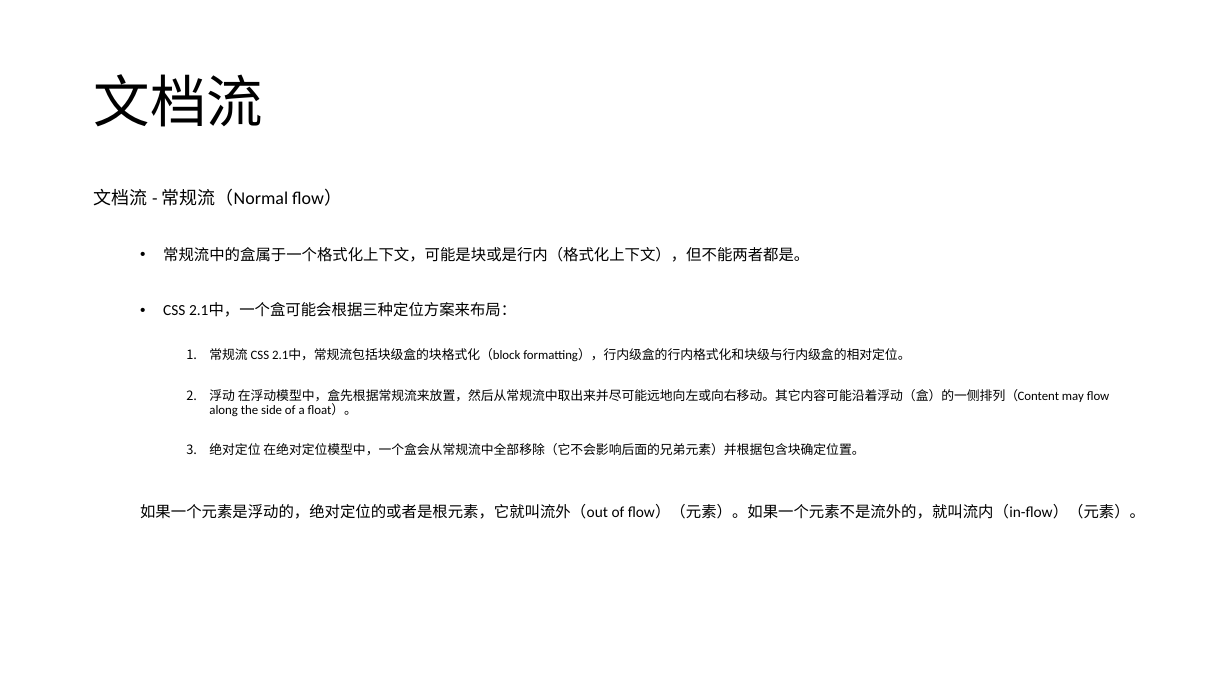
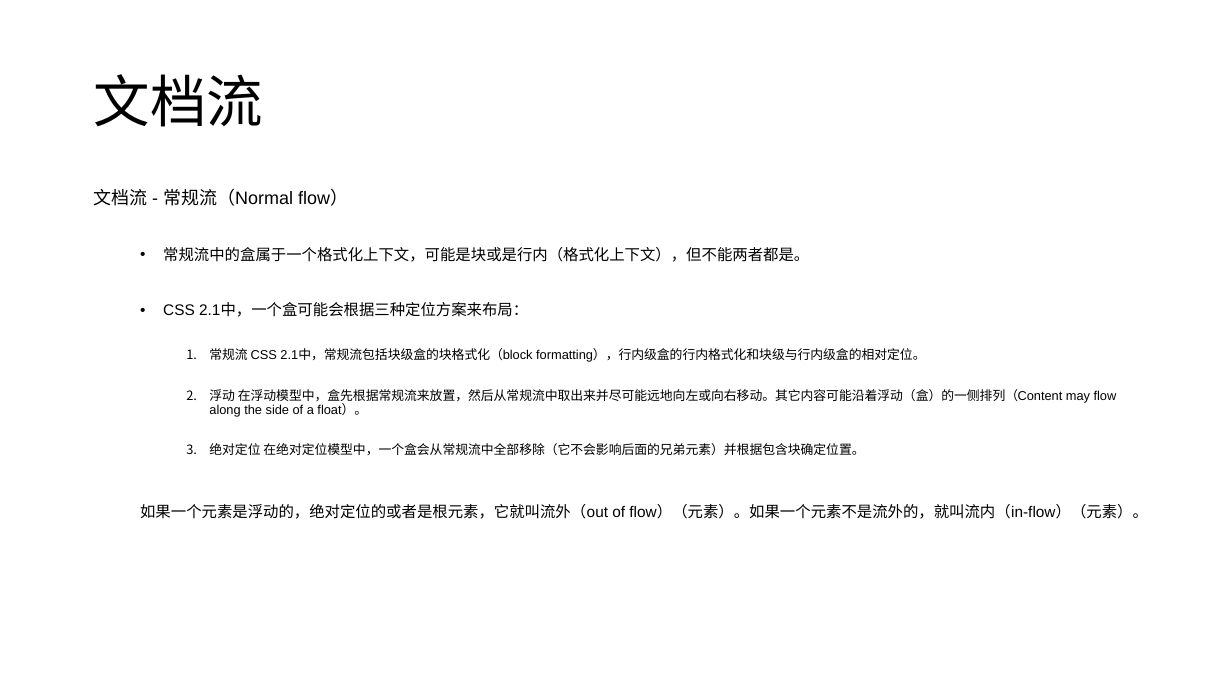
Before and after one commit to FBmm/Frontend-blog, a slide deck: slide 6 of CSS/css分享/css分享 - 布局.pptx (slide 3 before the commit). Drawn at 1232x693 pixels with LibreOffice and Linux fonts; fonts in the diff are those of the drawing. Boxes give left, top, right and bottom in pixels: in the first picture for what was removed or moved away, otherwise in the second. Text is boxed around its words. In the diff, an @@ line names an element or a change of style, - is before the commit and + after.

```diff
--- a/CSS/css分享/css分享 - 布局.pptx
+++ b/CSS/css分享/css分享 - 布局.pptx
@@ text "文档流 - 常规流（Normal flow）" at (94,189,1147,519): font Calibri to Arial @@
```
Also in this commit, not shown: 5 other slides changed, 4 slides added, 1 slide removed, 3 other files.
